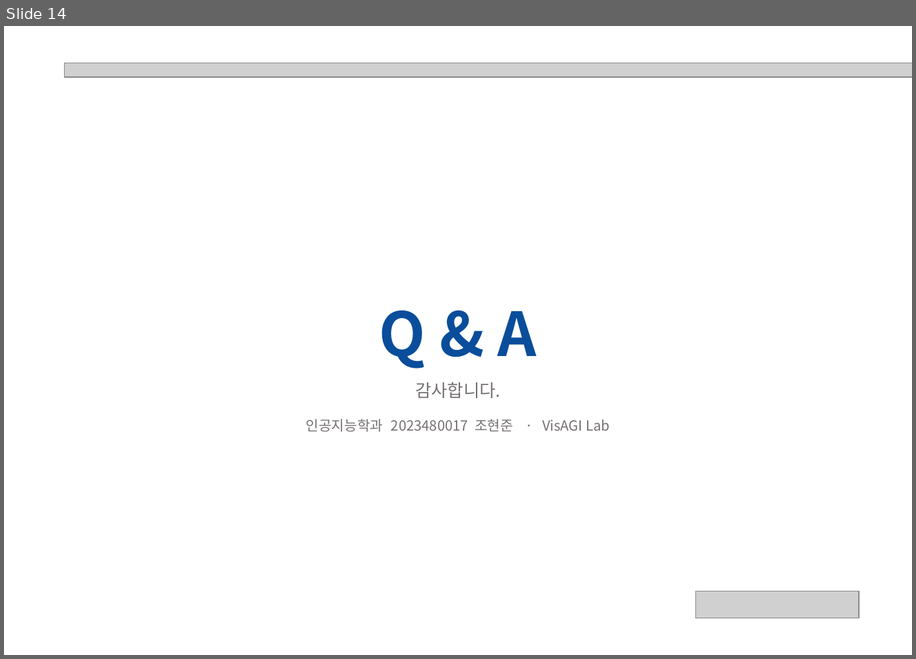
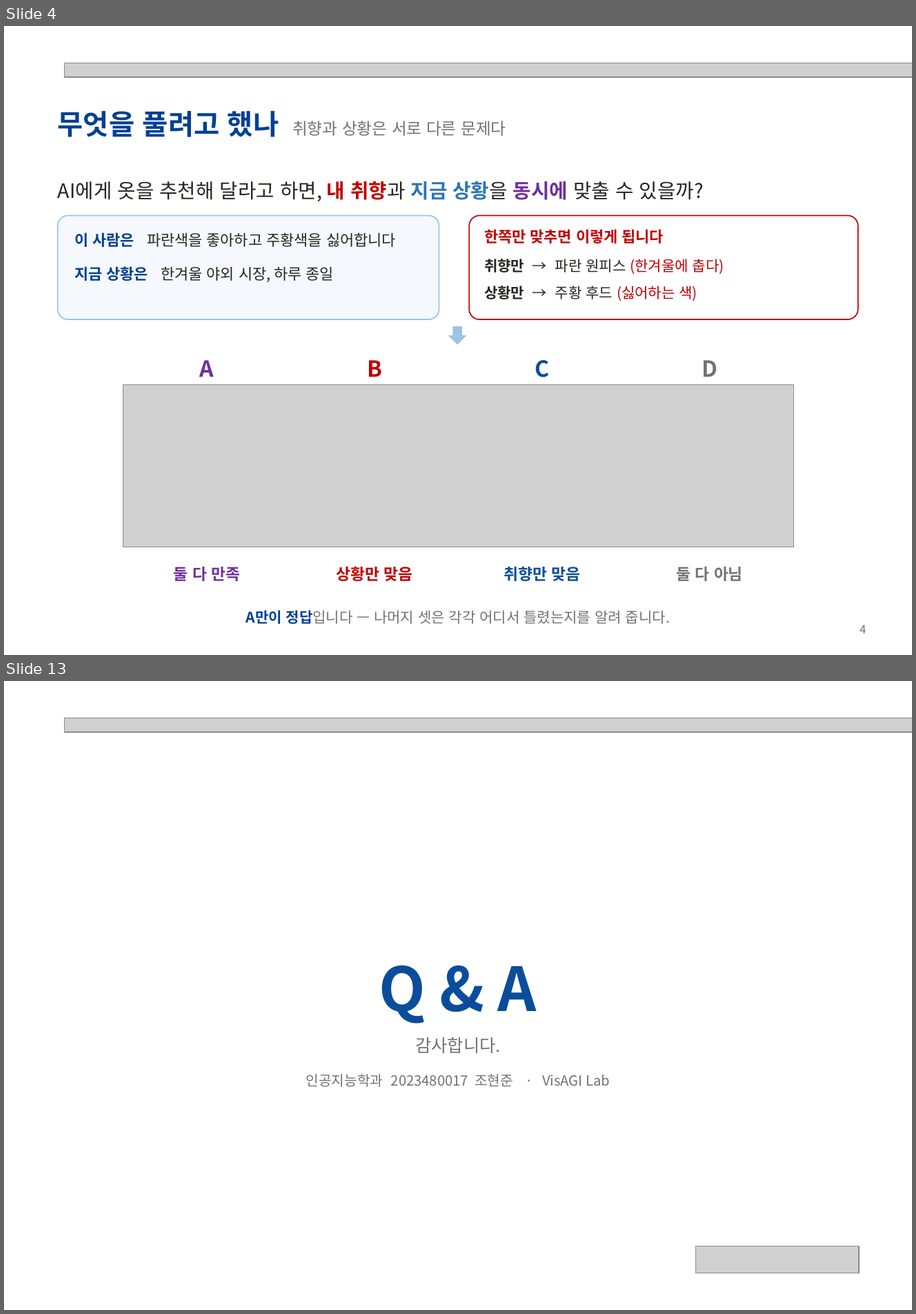
Before and after one commit to hjhj6411/tpo, a slide deck: presentation/POD-Bench_성과발표.pptx. Shown one above the other, each under a label of ours: slide 14 before the commit, slides 4 and 13 after it; the slides between them are not shown. The pictures are 916x659 and 916x1314 pixels, drawn with LibreOffice and Linux fonts; fonts in the diff are those of the drawing; grey boxes stand for pictures. Boxes give left, top, right and bottom in pixels: in the first picture for what was removed or moved away, otherwise in the second. Text is boxed around its words. In the diff, an @@ line names an element or a change of style, - is before the commit and + after.

```diff
--- a/presentation/POD-Bench_성과발표.pptx
+++ b/presentation/POD-Bench_성과발표.pptx
@@ slide 4 added at bbox=[4, 26, 912, 655], background #FFFFFF @@
@@ picture added at bbox=[64, 63, 912, 77] @@
@@ text added at bbox=[58, 111, 506, 137], 14 pt, text #767171 @@
+무엇을 풀려고 했나 취향과 상황은 서로 다른 문제다
@@ text added at bbox=[58, 181, 704, 202], 17 pt, text #27251E @@
+AI에게 옷을 추천해 달라고 하면, 내 취향과 지금 상황을 동시에 맞출 수 있을까?
@@ rounded rectangle added at bbox=[58, 216, 439, 319], fill #F5F8FC, outline #9DC3E6 1 pt @@
@@ text added at bbox=[74, 232, 396, 282], 13 pt, text #27251E @@
+이 사람은 파란색을 좋아하고 주황색을 싫어합니다
+지금 상황은 한겨울 야외 시장, 하루 종일
@@ rounded rectangle added at bbox=[469, 216, 858, 319], fill #FFFFFF, outline #C00000 1 pt @@
@@ text added at bbox=[484, 229, 724, 301], 12.5 pt, text #C00000 @@
+한쪽만 맞추면 이렇게 됩니다
+취향만 → 파란 원피스 (한겨울에 춥다)
+상황만 → 주황 후드 (싫어하는 색)
@@ down arrow added at bbox=[448, 326, 467, 345], fill #9DC3E6 @@
@@ text added at bbox=[200, 360, 214, 377], 19 pt, text #7030A0, bold @@
+A
@@ text added at bbox=[367, 360, 382, 377], 19 pt, text #C00000, bold @@
+B
@@ text added at bbox=[535, 360, 549, 377], 19 pt, text #0A4D9B, bold @@
+C
@@ text added at bbox=[702, 360, 717, 377], 19 pt, text #767171, bold @@
+D
@@ picture added at bbox=[123, 385, 794, 547] @@
@@ text added at bbox=[174, 566, 240, 581], 13.5 pt, text #7030A0, bold @@
+둘 다 만족
@@ text added at bbox=[337, 566, 412, 581], 13.5 pt, text #C00000, bold @@
+상황만 맞음
@@ text added at bbox=[504, 566, 580, 581], 13.5 pt, text #0A4D9B, bold @@
+취향만 맞음
@@ text added at bbox=[677, 566, 743, 581], 13.5 pt, text #767171, bold @@
+둘 다 아님
@@ text added at bbox=[246, 610, 670, 624], 12.5 pt, text #767171 @@
+A만이 정답입니다 — 나머지 셋은 각각 어디서 틀렸는지를 알려 줍니다.
@@ text added at bbox=[860, 624, 866, 633], 10 pt, text #767171 @@
+4
@@ what was slide 14 is now slide 13 @@
```
Also in this commit, not shown: 5 slides changed, 6 other slides added, 8 slides removed, 10 other files.
